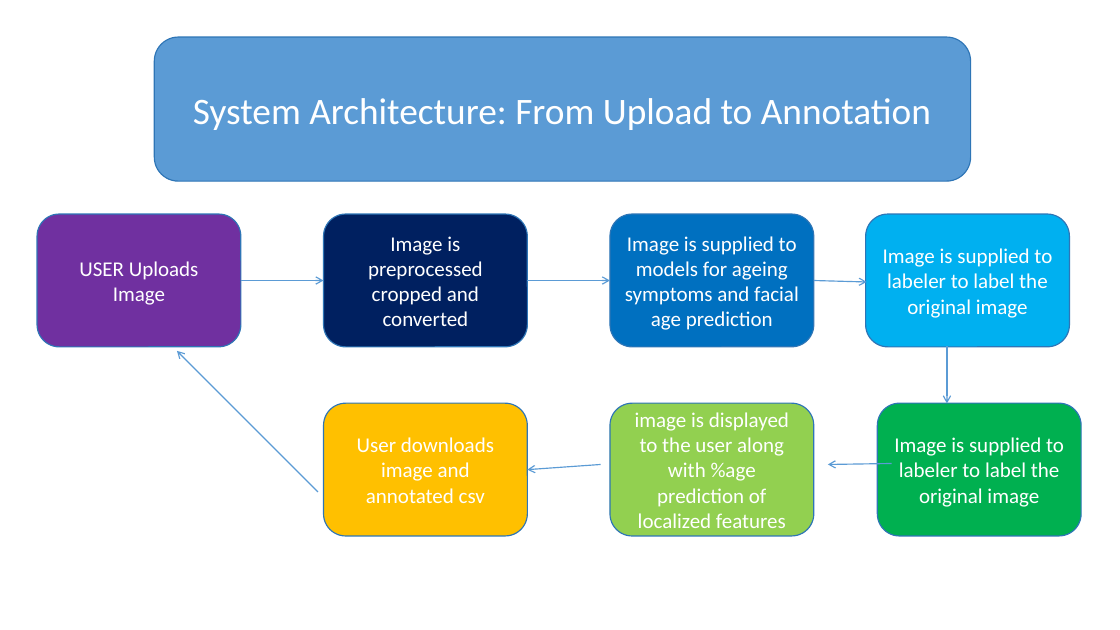
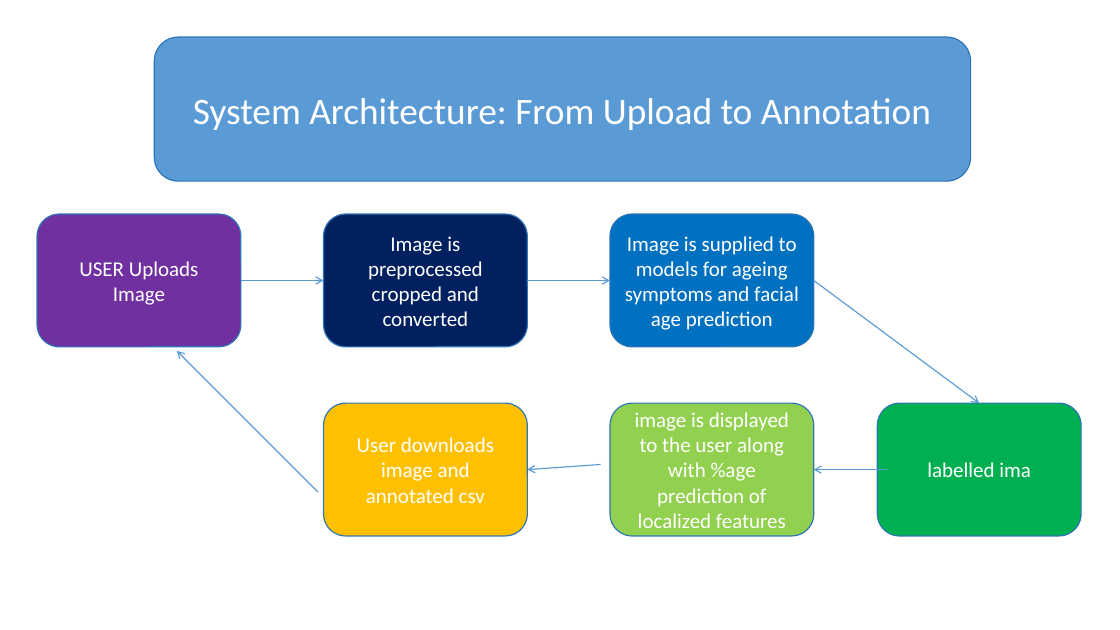
Before and after one commit to SpringBoardMentor0781j/Dermal_Scan_Project_2025, a slide deck: slide 3 of docs/Presentation1.pptx. Drawn at 1120x630 pixels with LibreOffice and Linux fonts; fonts in the diff are those of the drawing; background and template pictures are left out. Boxes give left, top, right and bottom in pixels: in the first picture for what was removed or moved away, otherwise in the second. Text is boxed around its words. In the diff, an @@ line names an element or a change of style, - is before the commit and + after.

```diff
--- a/docs/Presentation1.pptx
+++ b/docs/Presentation1.pptx
@@ rounded rectangle removed at [866,214,1070,347] @@
-Image is supplied to labeler to label the original image
@@ arrow moved from (814, 281) - (867, 282) to (814, 281) - (980, 403) @@
@@ arrow removed from (947, 346) to (947, 403) @@
@@ arrow moved from (892, 464) - (828, 465) to (887, 470) - (814, 470) @@
@@ text in rounded rectangle at [927,462,1031,477]: text changed @@
-Image is supplied to labeler to label the original image
+labelled ima
```
Also in this commit, not shown: 4 slides added, 1 other file.
